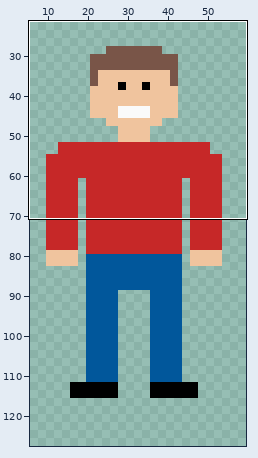
Two states of a sprite sheet, android/assets/Personajes/personaje.png. The picture above shows the old version from afar; the outline marks the close-up.
Close-up. Before the edit:
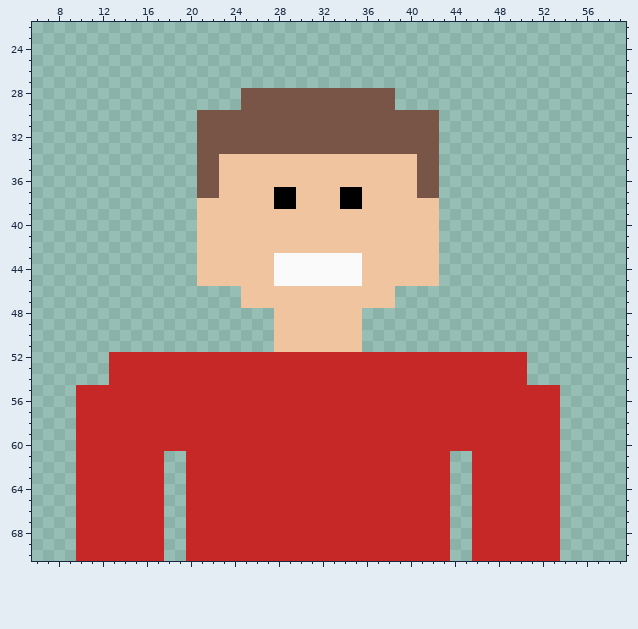
The file is 64x128 pixels. Shown: x 6..59, y 22..70. The old version is drawn lined up with the new one. The wide view leaves out empty margins. The commit also changed other parts of the picture, which this record leaves out.
After the commit:
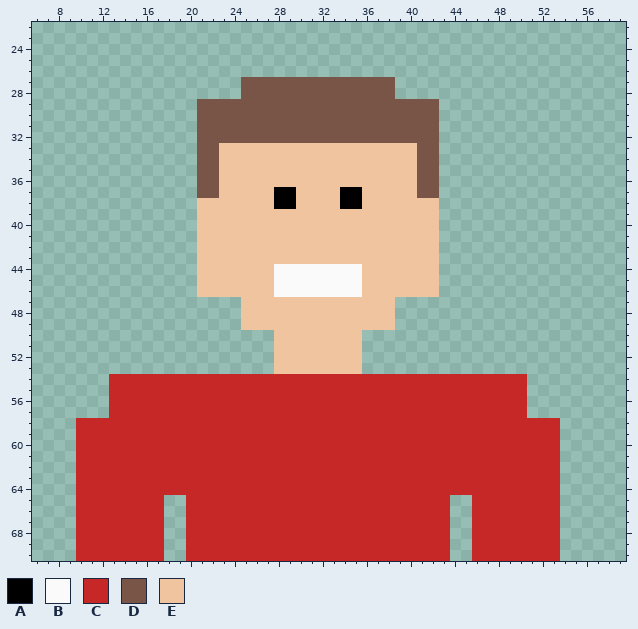
Palette (. is transparent): A #000000  B #fafafa  C #c62828  D #795548  E #f0c49e
The exact change:
whole drawing moved by +0,+10 (the old picture is shown already moved)
Colour E gives way to colour B in row 46 at x 28 to 35.
The edit adds colour C in rows 61 to 64 at x 18 to 19 and 44 to 45.
The edit adds colour D in row 27 at x 25 to 38; in row 29 at x 21 to 24 and 39 to 42.
The edit adds colour E in row 46 at x 21 to 24 and 39 to 42; in rows 48 to 49 at x 25 to 27 and 36 to 38.
Colour B gives way to colour E in row 43 at x 28 to 35.
Colour C gives way to colour E in rows 52 to 53 at x 28 to 35.
Colour D gives way to colour E in row 33 at x 23 to 40.
The author cleared colour C in rows 52 to 53 at x 13 to 27 and 36 to 50; in rows 55 to 57 at x 10 to 12 and 51 to 53.
Boxes around the changes in both close-ups, in picture pixels (x1, y1, x2, y2):
changed: (197, 77, 439, 154)
changed: (76, 253, 560, 418)
added: (164, 451, 186, 495)
added: (450, 451, 472, 495)
